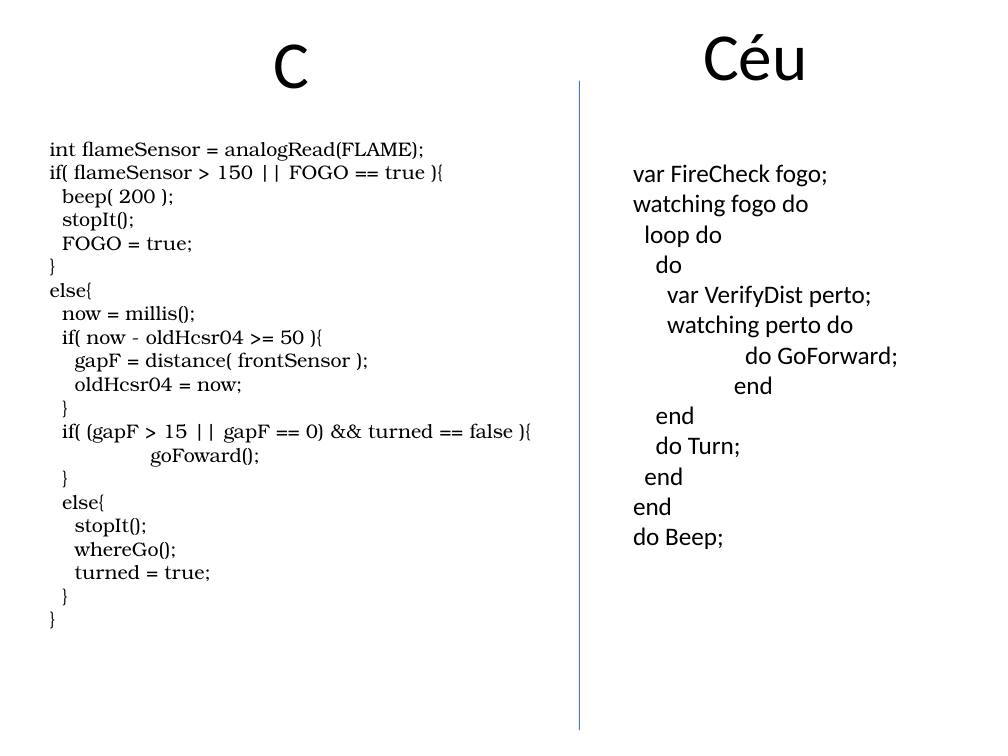
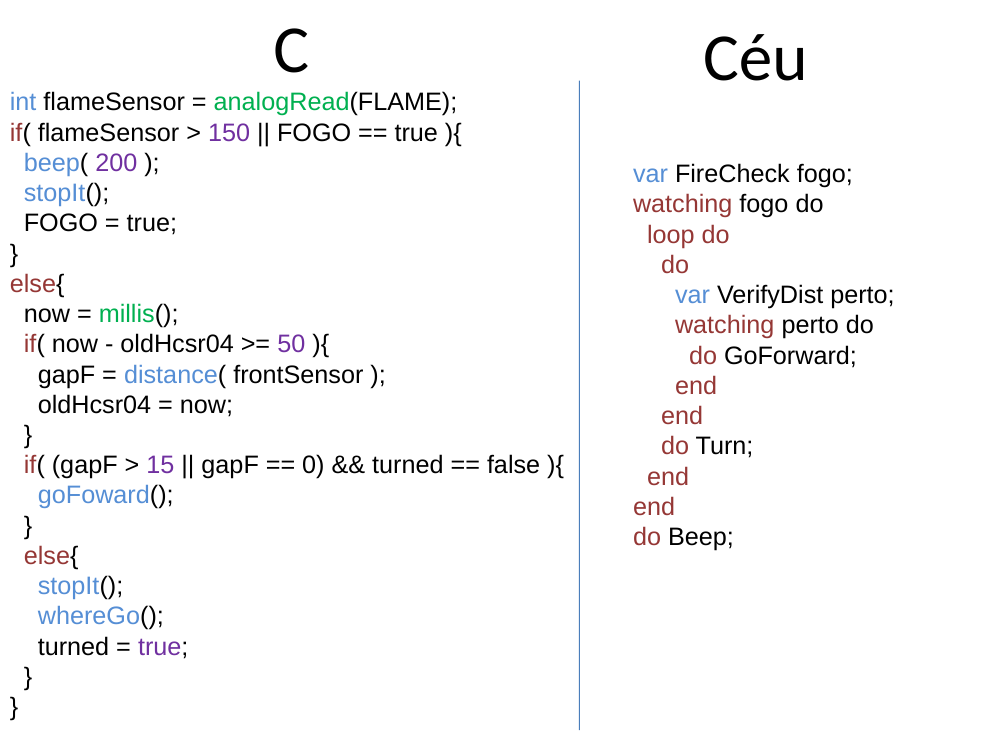
Before and after one commit to HandelSM/C-u-arduino, a slide deck: slide 2 of Céu vs C.pptx. Drawn at 1008x756 pixels with LibreOffice and Linux fonts; fonts in the diff are those of the drawing. Boxes give left, top, right and bottom in pixels: in the first picture for what was removed or moved away, otherwise in the second. Text is boxed around its words. In the diff, an @@ line names an element or a change of style, - is before the commit and + after.

```diff
--- a/Céu vs C.pptx
+++ b/Céu vs C.pptx
@@ text "C" moved from (x1=273, y1=44, x2=309, y2=89) to (x1=273, y1=28, x2=309, y2=73) @@
@@ text "int flameSensor = analogRead(FLAME);" moved from (x1=50, y1=141, x2=514, y2=581) to (x1=10, y1=91, x2=540, y2=600) @@
@@ text "int flameSensor = analogRead(FLAME);" at (x1=10, y1=91, x2=540, y2=600): size 14 to 18 pt, font TeX Gyre Bonum to Arial; text colour #000000 to #558ED5 in "int", "beep(", "stopIt();", "distance(" and 3 more places; text colour #000000 to #00B050 in "analogRead(FLAME);", "millis();"; text colour #000000 to #953735 in "if(", "else{", "if(", "if(" and 1 more places; text colour #000000 to #7030A0 in "150", "200", "50", "15" and 1 more places @@
@@ text "var FireCheck fogo;" at (x1=633, y1=163, x2=894, y2=551): font Calibri to Arial; text colour #000000 to #558ED5 in "var", "var"; text colour #000000 to #953735 in "watching", "loop do", "do", "watching" and 7 more places @@
```
Also in this commit, not shown: 3 other slides changed, 2 slides added.
